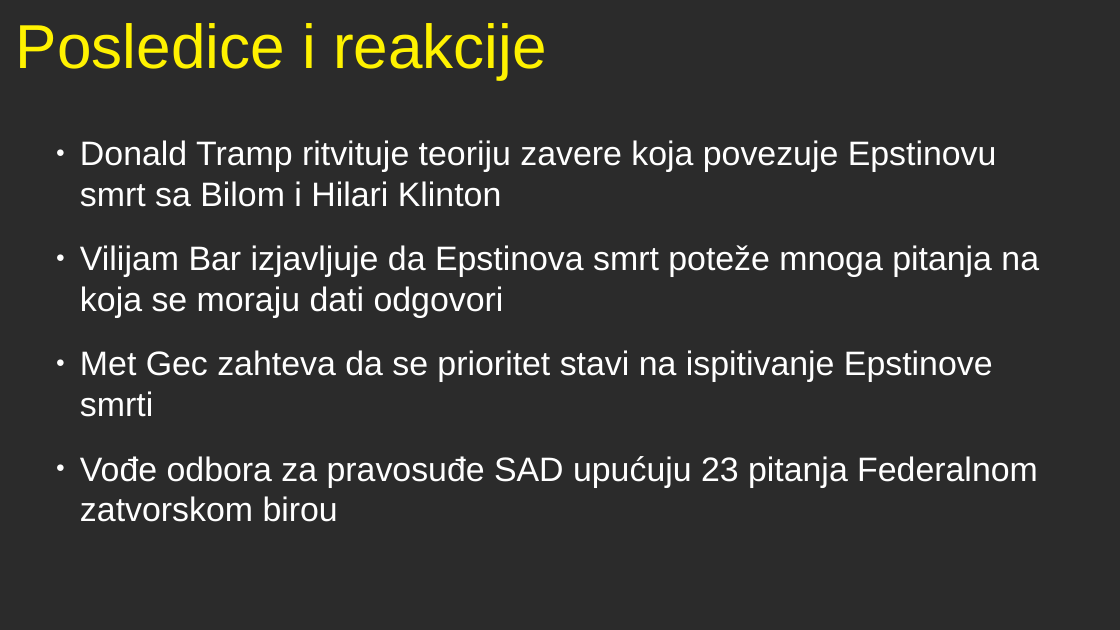
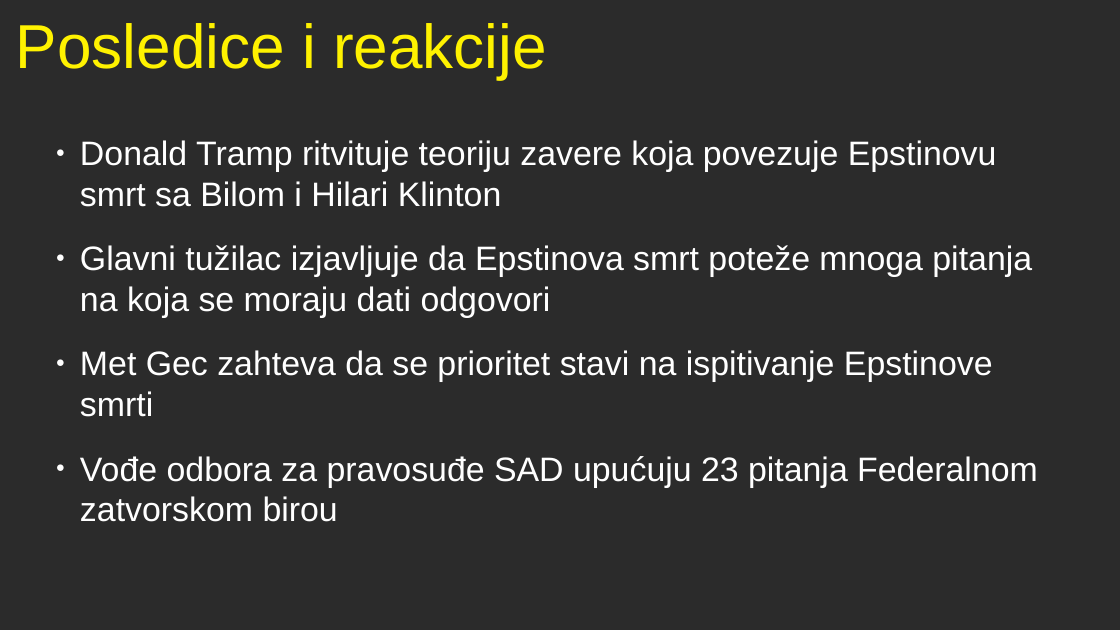
Before and after one commit to andjelaniketic/zetetika, a slide deck: slide 7 of dyefri.odp. Drawn at 1120x630 pixels with LibreOffice and Linux fonts; fonts in the diff are those of the drawing; background and template pictures are left out; a plain dark background stands for a picture behind light text. Boxes give left, top, right and bottom in pixels: in the first picture for what was removed or moved away, otherwise in the second. Text is boxed around its words. In the diff, an @@ line names an element or a change of style, - is before the commit and + after.

```diff
--- a/dyefri.odp
+++ b/dyefri.odp
@@ subtitle at (x1=80, y1=245, x2=1032, y2=318): text changed @@
-● Vilijam Bar izjavljuje da Epstinova smrt poteže mnoga pitanja na koja se moraju dati odgovori
+● Glavni tužilac izjavljuje da Epstinova smrt poteže mnoga pitanja na koja se moraju dati odgovori
```
Also in this commit, not shown: 5 other slides changed, 1 slide added, 1 other file.
